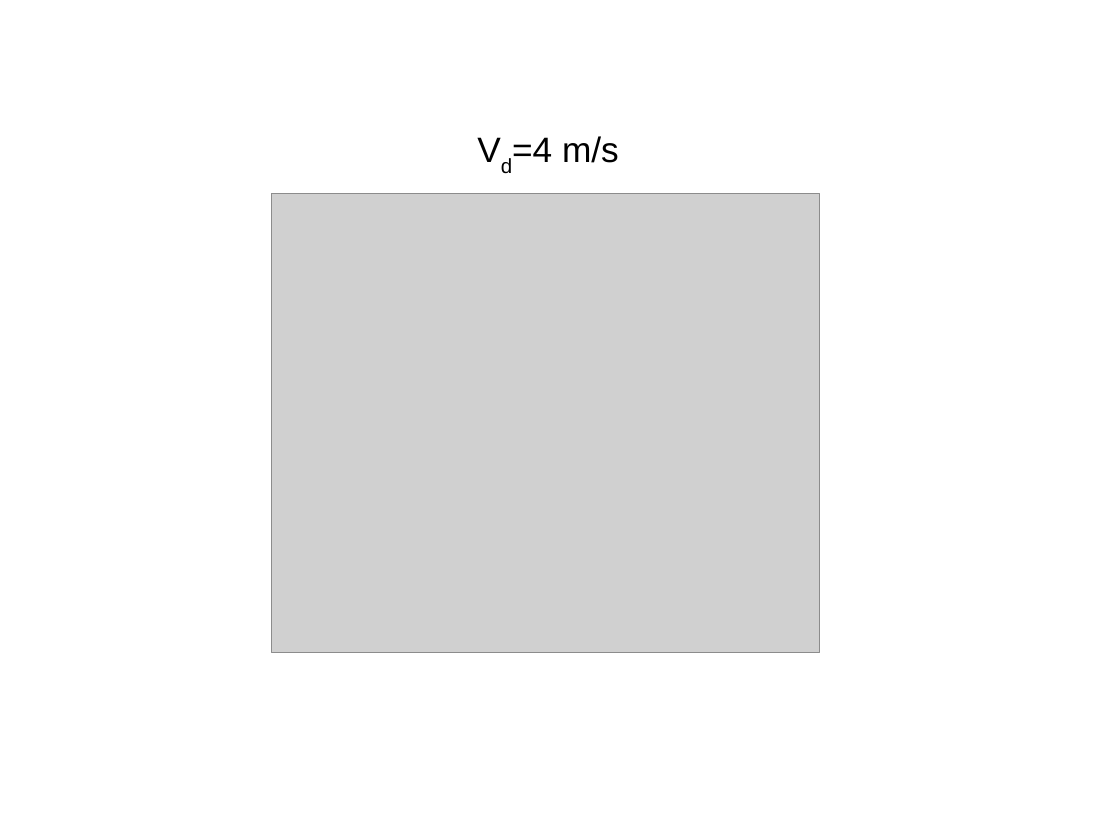
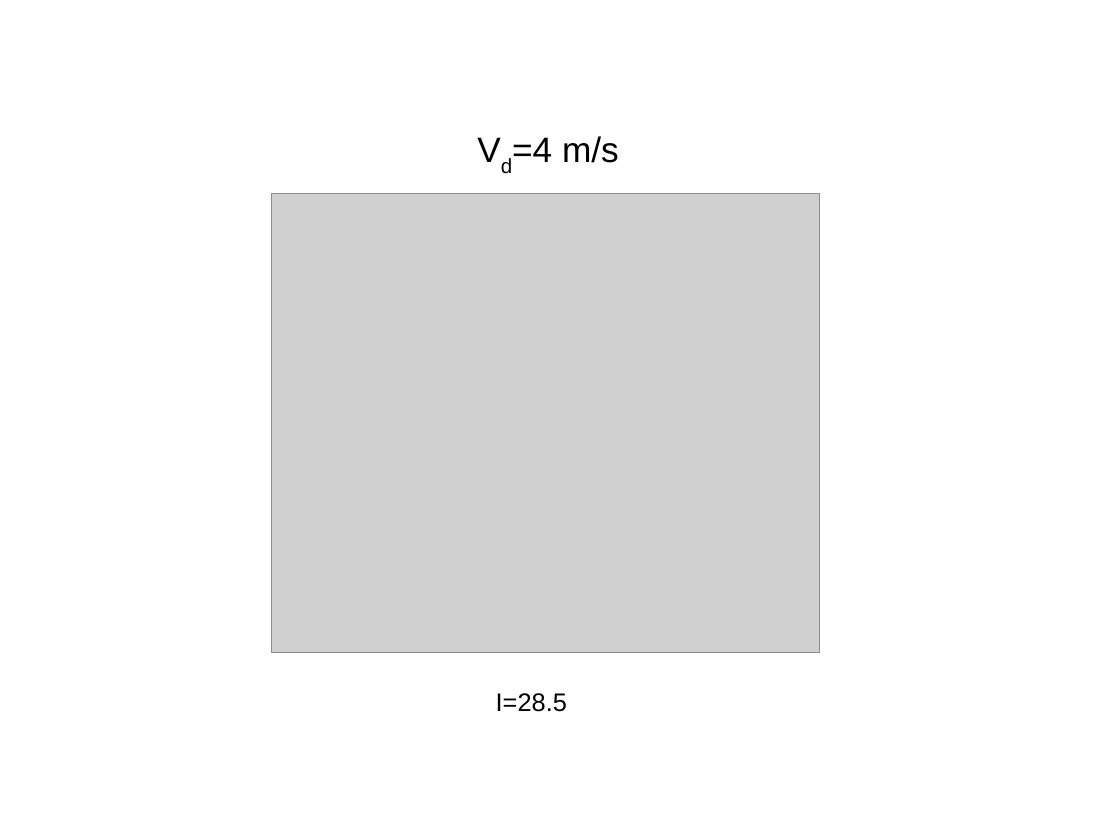
Before and after one commit to ignaciosticco/super_ath, a slide deck: slide 16 of present_superath1.odp. Drawn at 1120x840 pixels with LibreOffice and Linux fonts; fonts in the diff are those of the drawing; grey boxes stand for pictures. Boxes give left, top, right and bottom in pixels: in the first picture for what was removed or moved away, otherwise in the second. Text is boxed around its words. In the diff, an @@ line names an element or a change of style, - is before the commit and + after.

```diff
--- a/present_superath1.odp
+++ b/present_superath1.odp
@@ text added at box(496, 693, 567, 712), 18 pt, text #000000 @@
+I=28.5
```
Also in this commit, not shown: 4 other slides changed, 1 slide added, 24 other files.
